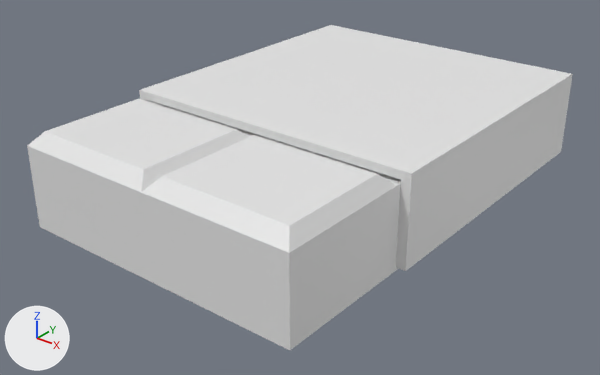
Two versions of the Blender file Assets/Models/bed/bed.blend, one commit apart.
Both versions are drawn from a 50 mm lens placed at (4.25, -6.57, 3.02), pointed at (-0.03, -1.21, -0.3). Arrows for +X, +Y and +Z are at lower left; the lights stay in place.

Names of what the first picture shows: 'Bed', 'Blanket'.
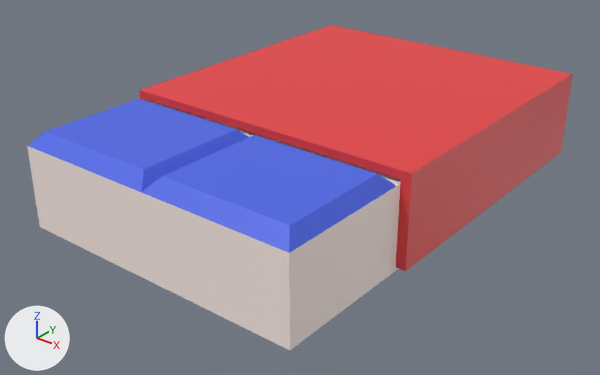
Commit message: color bed with albedo

Diff of the bpy script that builds the scene:
```diff
--- a/Assets/Models/bed/bed.blend.py
+++ b/Assets/Models/bed/bed.blend.py
@@ mat_blanket @@
+mat_blanket = principled_material('blanket')
+mat_blanket.base_color = (0.8, 0.0497, 0.0537)  # red #e73f42
@@ mat_bedsheet @@
+mat_bedsheet = principled_material('bedsheet')
+mat_bedsheet.base_color = (1.0, 0.867, 0.822)  # white #ffefea
@@ mat_pillow @@
+mat_pillow = principled_material('pillow')
+mat_pillow.base_color = (0.0731, 0.135, 0.8)  # blue #4c67e7
@@ me_cube @@
 me_cube.from_pydata(...)  # 26 vertices, 24 faces; spans x -1.0..1.0, y -1.0..0.35, z -1.0..1.3
 # used by ob_bed; location = (0.0, 0.0, 0.0); scale = (1.38, 3.08, 0.375)
+# me_cube part 1: all 14 faces centred in x -1.0..1.0, y -1.0..0.35, z -1.0..1.0 switch from mat_material (white #e7e7e7) to mat_bedsheet (white #fff0ea)
+# me_cube part 2: all 10 faces centred in x -0.97..0.97, y -0.98..-0.62, z 1.15..1.3 switch from mat_material (white #e7e7e7) to mat_pillow (blue #4c67e7)
@@ me_cube_001 @@
 me_cube_001.from_pydata(...)  # 22 vertices, 20 faces; spans x -1.07..1.07, y -0.58..0.38, z 2.46..4.66
-me_cube_001.materials.append(mat_material)  # white #e7e7e7
+me_cube_001.materials.append(mat_blanket)  # red #e73f42
```

Changed parts and their boxes [x1, y1, x2, y2] in the pictures (600 x 375 px):
'Blanket', recoloured (white to red)
    both: [139, 25, 573, 271]
part 1 of me_cube, recoloured
    both: [27, 101, 401, 350]
part 2 of me_cube, recoloured (white to blue)
    both: [27, 99, 396, 253]
